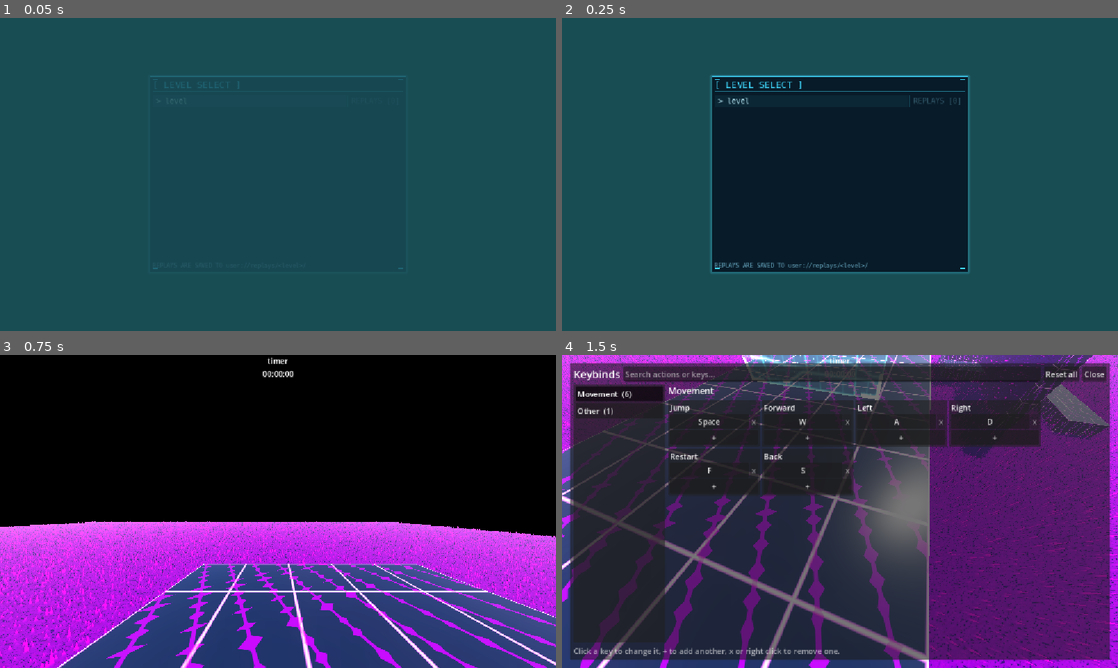
Above: before the commit, frames 1-4 (two rows, left to right).
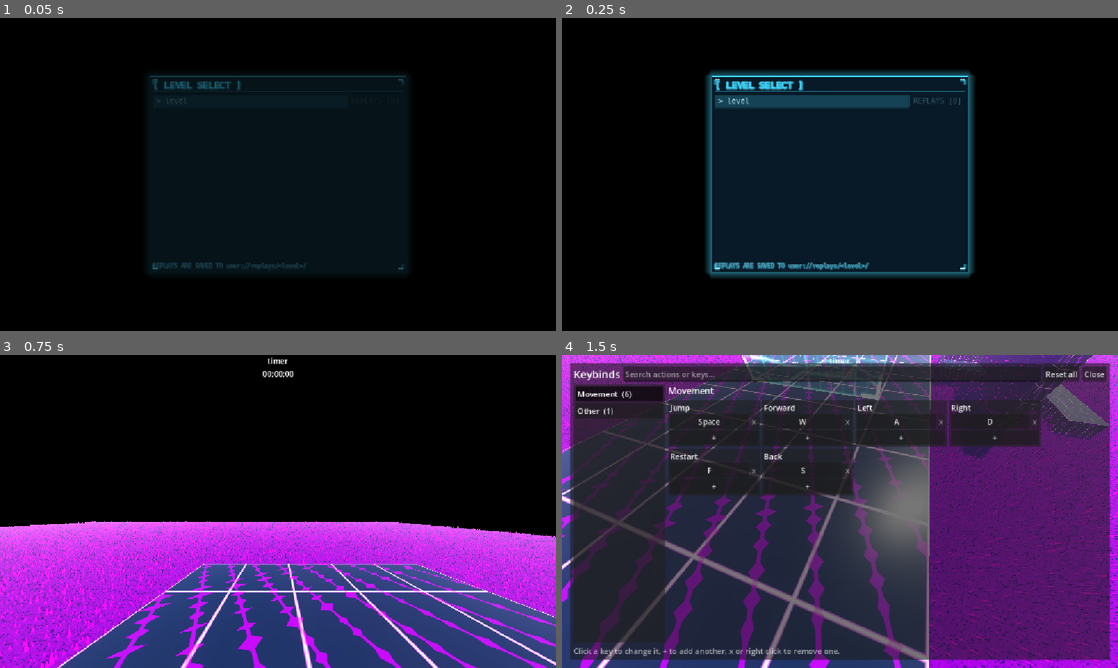
Above: after the commit, the same moments.

Repository: rsa17826/srtest
Game: Godot game, scene res://scenes/level-select/level-select.tscn
Two runs of this game, one before a commit and one after it. Both use one fixed random seed, a clock stepped at 60 frames per second and the inputs below.
Inputs (mouse positions are in pixels of both pictures, inside the frame that each line leads up to):
- Up to frame 1 (0.05 s): no input
- Up to frame 2 (0.25 s): no input
- Up to frame 3 (0.75 s): click "> level" at 0.5 s
- Up to frame 4 (1.5 s): tap Enter (ui_accept) at 1.25 s; move the mouse to (962, 495) at 1.27 s; hold D (right) from 1.28 s (still down); tap ` (show_keybinds) at 1.35 s; click (962, 495) at 1.42 s

The runs differ from the first frame. In frame 1, 100% of the frame differs, in the area x 0-100%, y 0-100%; in frame 2, 72%; in frame 3, nothing differs; in frame 4, nothing differs.

Commit message:
NO MESSAGE SET

Diff:
--- a/GLOBAL/system_ui.gd
+++ b/GLOBAL/system_ui.gd
@@ -10,7 +10,7 @@
 
 static var _theme: Theme
 
-static func _box(bg: Color, border: Color, glow := 0.0, mx := 8, my := 4) -> StyleBoxFlat:
+static func _box(bg: Color, border: Color, glow := 0.0, mx := 8, my := 4, glow_size := 10) -> StyleBoxFlat:
   var s := StyleBoxFlat.new()
   s.bg_color = bg
   s.border_color = border
@@ -21,7 +21,7 @@
   s.content_margin_bottom = my
   if glow > 0.0:
     s.shadow_color = Color(border, glow)
-    s.shadow_size = 6
+    s.shadow_size = glow_size
   return s
 
 static func theme() -> Theme:
@@ -34,12 +34,16 @@
   t.default_font_size = 15
 
   t.set_color("font_color", "Label", TEXT)
+  t.set_color("font_shadow_color", "Label", Color(CYAN, 0.35))
+  t.set_constant("shadow_outline_size", "Label", 6)
+  t.set_color("font_shadow_color", "Button", Color(CYAN, 0.3))
+  t.set_constant("shadow_outline_size", "Button", 4)
 
-  t.set_stylebox("panel", "PanelContainer", _box(BG, Color(CYAN, 0.7), 0.25, 6, 6))
+  t.set_stylebox("panel", "PanelContainer", _box(BG, CYAN, 0.45, 6, 6, 16))
 
-  t.set_stylebox("normal", "Button", _box(Color(CYAN, 0.06), Color(CYAN, 0.45)))
-  t.set_stylebox("hover", "Button", _box(Color(CYAN, 0.18), CYAN, 0.3))
-  t.set_stylebox("pressed", "Button", _box(Color(CYAN, 0.32), CYAN))
+  t.set_stylebox("normal", "Button", _box(Color(CYAN, 0.08), Color(CYAN, 0.6), 0.15, 8, 4, 5))
+  t.set_stylebox("hover", "Button", _box(Color(CYAN, 0.2), CYAN, 0.6, 8, 4, 12))
+  t.set_stylebox("pressed", "Button", _box(Color(CYAN, 0.35), CYAN, 0.8, 8, 4, 14))
   t.set_stylebox("disabled", "Button", _box(Color(0, 0, 0, 0), Color(CYAN, 0.15)))
   t.set_stylebox("focus", "Button", StyleBoxEmpty.new())
   t.set_color("font_color", "Button", TEXT)
@@ -50,8 +54,8 @@
   # slider: thin track, filled progress, small bar grabber
   var track := _box(Color(CYAN, 0.1), Color(CYAN, 0.3), 0.0, 0, 3)
   t.set_stylebox("slider", "HSlider", track)
-  t.set_stylebox("grabber_area", "HSlider", _box(Color(CYAN, 0.55), Color(CYAN, 0.55), 0.0, 0, 3))
-  t.set_stylebox("grabber_area_highlight", "HSlider", _box(CYAN, CYAN, 0.0, 0, 3))
+  t.set_stylebox("grabber_area", "HSlider", _box(Color(CYAN, 0.6), Color(CYAN, 0.6), 0.5, 0, 3, 6))
+  t.set_stylebox("grabber_area_highlight", "HSlider", _box(CYAN, CYAN, 0.7, 0, 3, 8))
   var img := Image.create(4, 14, false, Image.FORMAT_RGBA8)
   img.fill(CYAN)
   var tex := ImageTexture.create_from_image(img)
@@ -74,6 +78,8 @@
   var l := Label.new()
   l.add_theme_color_override("font_color", CYAN)
   l.add_theme_font_size_override("font_size", 19)
+  l.add_theme_color_override("font_shadow_color", Color(CYAN, 0.7))
+  l.add_theme_constant_override("shadow_outline_size", 10)
   box.add_child(l)
   var line := ColorRect.new()
   line.color = Color(CYAN, 0.5)
@@ -112,9 +118,22 @@
     [r.end, Vector2(-1, -1)],
   ]
   for c in corners:
-    o.draw_line(c[0], c[0] + Vector2(c[1].x * length, 0), CYAN, 2.0)
-    o.draw_line(c[0], c[0] + Vector2(0, c[1].y * length), CYAN, 2.0)
+    var h: Vector2 = c[0] + Vector2(c[1].x * length, 0)
+    var v: Vector2 = c[0] + Vector2(0, c[1].y * length)
+    o.draw_line(c[0], h, Color(CYAN, 0.18), 8.0)
+    o.draw_line(c[0], v, Color(CYAN, 0.18), 8.0)
+    o.draw_line(c[0], h, Color(CYAN, 0.4), 4.0)
+    o.draw_line(c[0], v, Color(CYAN, 0.4), 4.0)
+    o.draw_line(c[0], h, Color.WHITE.lerp(CYAN, 0.4), 2.0)
+    o.draw_line(c[0], v, Color.WHITE.lerp(CYAN, 0.4), 2.0)
 
 static func fade_in(c: Control) -> void:
   c.modulate.a = 0.0
   c.create_tween().tween_property(c, "modulate:a", 1.0, 0.25)
+
+# slow breathing glow on the window border; tween dies with the node
+static func pulse(c: Control) -> void:
+  var box := theme().get_stylebox("panel", "PanelContainer") as StyleBoxFlat
+  var t := c.create_tween().set_loops()
+  t.tween_property(box, "shadow_size", 22, 1.4).set_trans(Tween.TRANS_SINE)
+  t.tween_property(box, "shadow_size", 12, 1.4).set_trans(Tween.TRANS_SINE)
--- a/level_select.gd
+++ b/level_select.gd
@@ -6,6 +6,10 @@
 var window: PanelContainer
 
 func _ready() -> void:
+  get_window().transparent = true
+  get_window().borderless = true
+  get_window().mode = Window.MODE_MAXIMIZED
+
   theme = SystemUI.theme()
   Input.mouse_mode = Input.MOUSE_MODE_VISIBLE
   set_anchors_and_offsets_preset(Control.PRESET_FULL_RECT)
@@ -38,6 +42,7 @@
   vbox.add_child(SystemUI.dim_label("REPLAYS ARE SAVED TO user://replays/<level>/"))
   _show_levels()
   SystemUI.fade_in(window)
+  SystemUI.pulse(window)
 
 func _clear() -> void:
   for c in content.get_children():
--- a/scenes/player/player.gd
+++ b/scenes/player/player.gd
@@ -48,9 +48,6 @@
 
 func _ready():
   assert(not -1 in hazard_ids, "hazard tile name missing from mesh library")
-  get_window().transparent = true
-  get_window().borderless = true
-  get_window().mode = Window.MODE_MAXIMIZED
   cpPos = startPos
 
 func touching_hazard() -> bool:
--- a/scenes/replay-viewer/replay_viewer.gd
+++ b/scenes/replay-viewer/replay_viewer.gd
@@ -68,6 +68,7 @@
   panel = PanelContainer.new()
   panel.theme = SystemUI.theme()
   SystemUI.add_brackets(panel)
+  SystemUI.pulse(panel)
   panel.set_anchors_and_offsets_preset(Control.PRESET_BOTTOM_WIDE)
   panel.grow_vertical = Control.GROW_DIRECTION_BEGIN
   add_child(panel)
